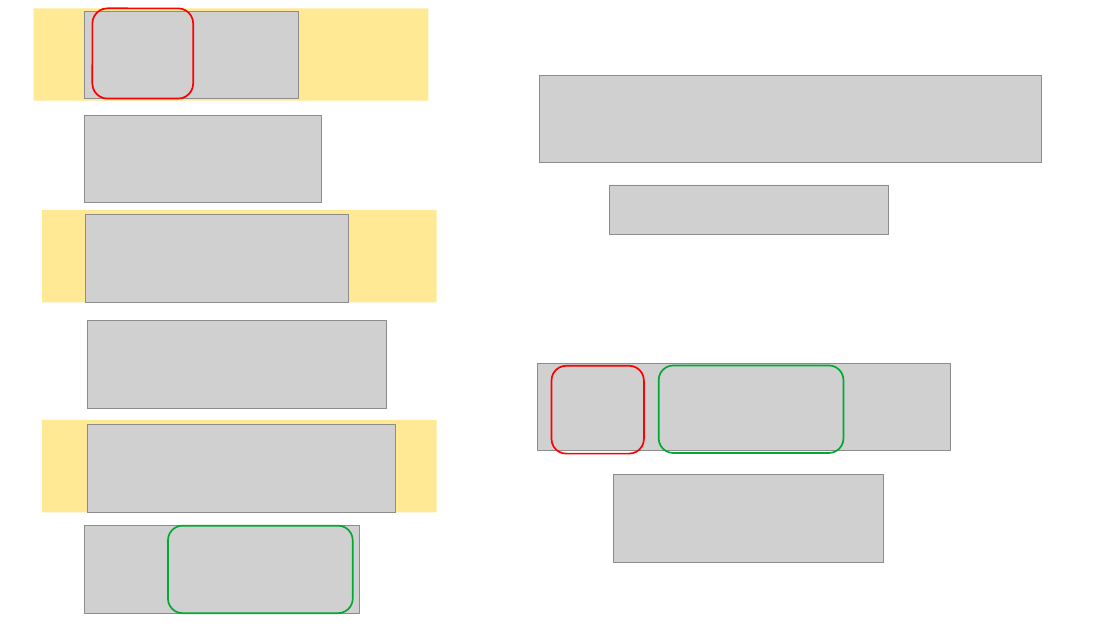
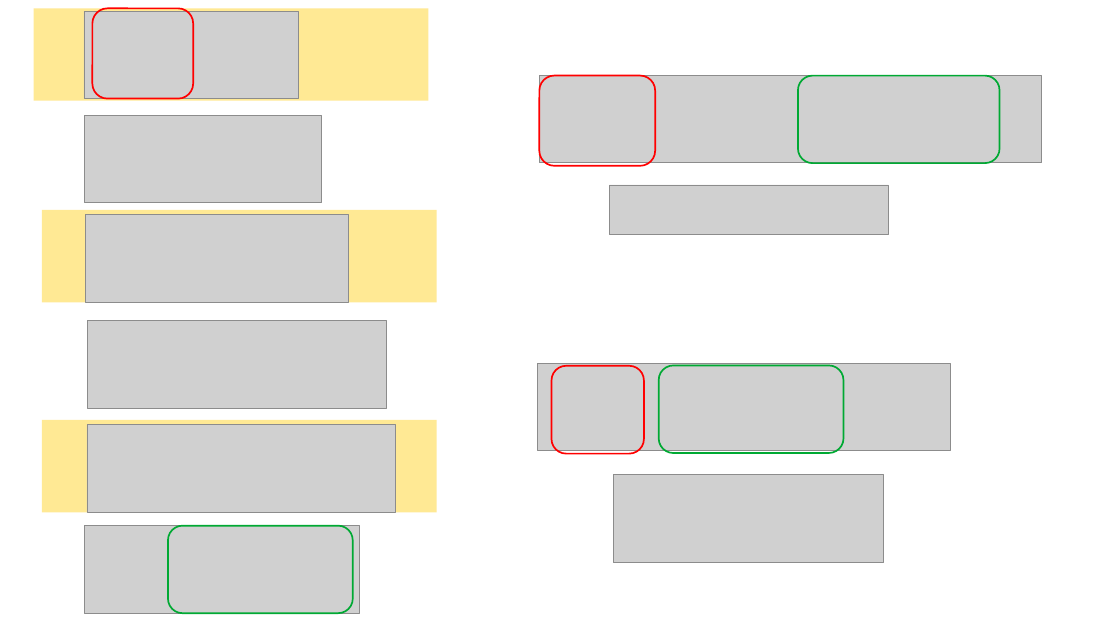
Before and after one commit to QQuick/Wiztech, a slide deck: slide 10 of module_2_numerieke_wiskunde/les_2_vergelijkingen_matrices_en_vectoren/vergelijkingen_1.odp. Drawn at 1120x630 pixels with LibreOffice and Linux fonts; fonts in the diff are those of the drawing; grey boxes stand for pictures. Boxes give left, top, right and bottom in pixels: in the first picture for what was removed or moved away, otherwise in the second. Text is boxed around its words. In the diff, an @@ line names an element or a change of style, - is before the commit and + after.

```diff
--- a/module_2_numerieke_wiskunde/les_2_vergelijkingen_matrices_en_vectoren/vergelijkingen_1.odp
+++ b/module_2_numerieke_wiskunde/les_2_vergelijkingen_matrices_en_vectoren/vergelijkingen_1.odp
@@ rounded rectangle added at (x1=539, y1=76, x2=655, y2=166), outline #FF0000 1.45 pt @@
@@ rounded rectangle added at (x1=798, y1=76, x2=1000, y2=163), outline #00A933 1.45 pt @@
```
Also in this commit, not shown: 1 other file.
